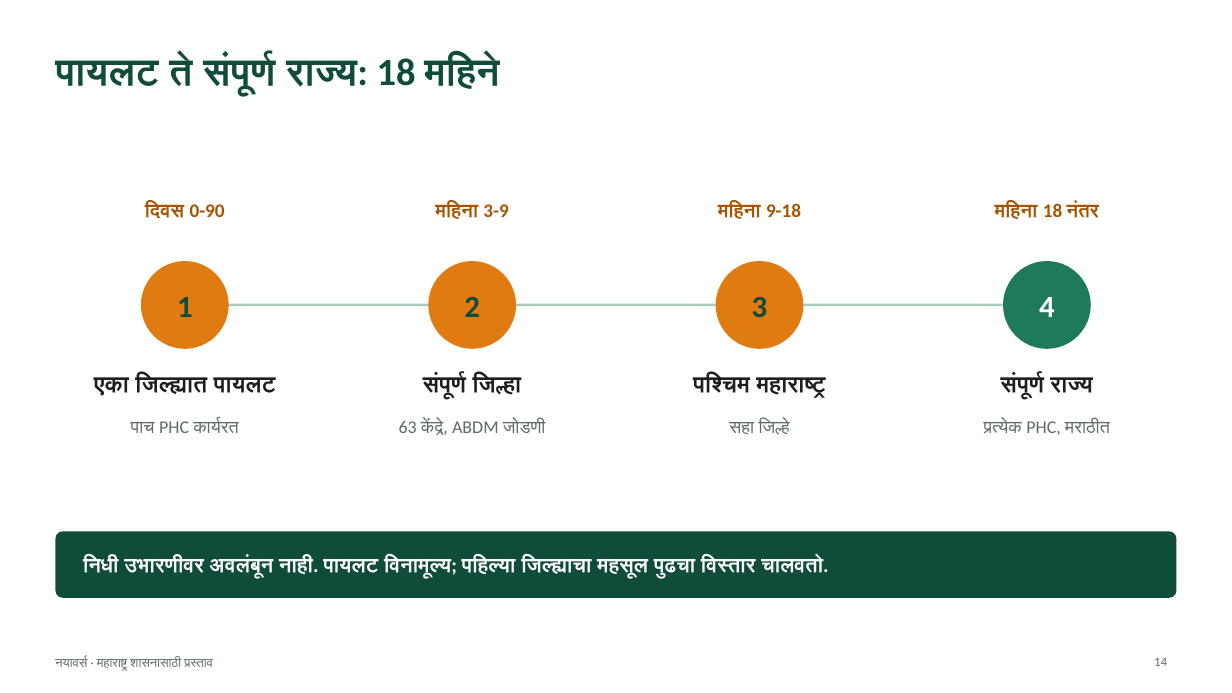
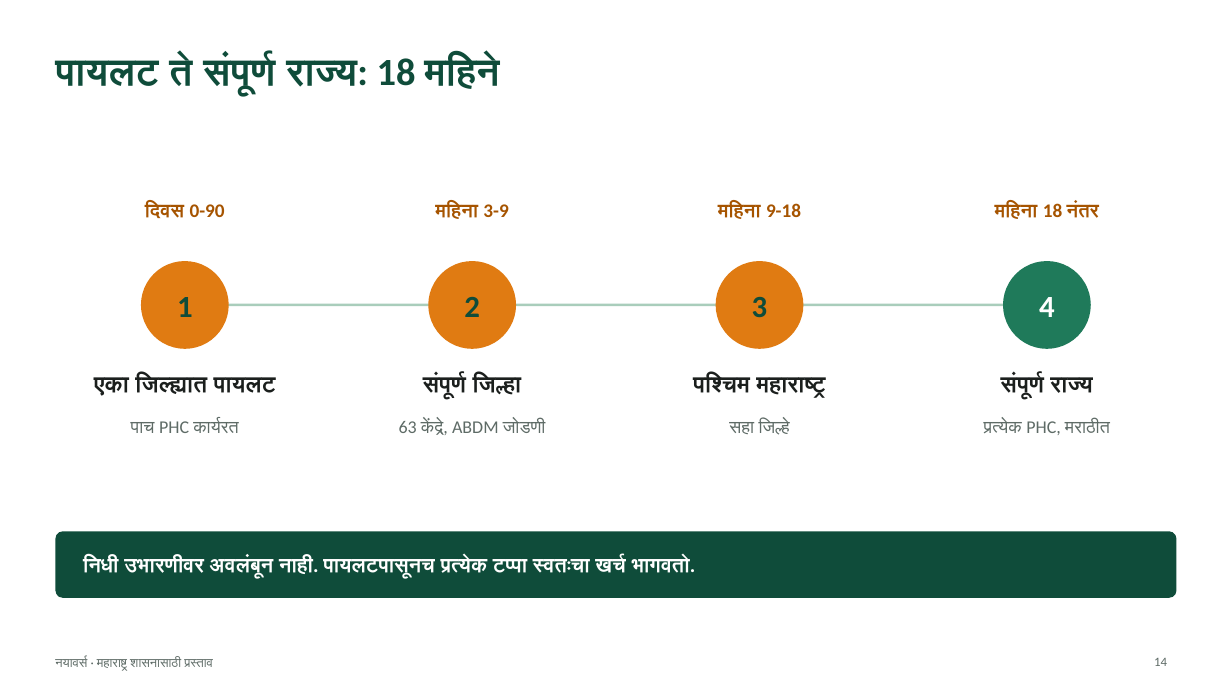
Before and after one commit to suhelali14/Saas-Platform, a slide deck: slide 14 of docs/pitch/Nayaversse-Maharashtra-Pitch-Marathi.pptx. Drawn at 1232x693 pixels with LibreOffice and Linux fonts; fonts in the diff are those of the drawing. Boxes give left, top, right and bottom in pixels: in the first picture for what was removed or moved away, otherwise in the second. Text is boxed around its words. In the diff, an @@ line names an element or a change of style, - is before the commit and + after.

```diff
--- a/docs/pitch/Nayaversse-Maharashtra-Pitch-Marathi.pptx
+++ b/docs/pitch/Nayaversse-Maharashtra-Pitch-Marathi.pptx
@@ text at (83, 556, 696, 579): text changed @@
-निधी उभारणीवर अवलंबून नाही. पायलट विनामूल्य; पहिल्या जिल्ह्याचा महसूल पुढचा विस्तार चालवतो.
+निधी उभारणीवर अवलंबून नाही. पायलटपासूनच प्रत्येक टप्पा स्वतःचा खर्च भागवतो.
```
Also in this commit, not shown: 3 other slides changed, 3 other files.
